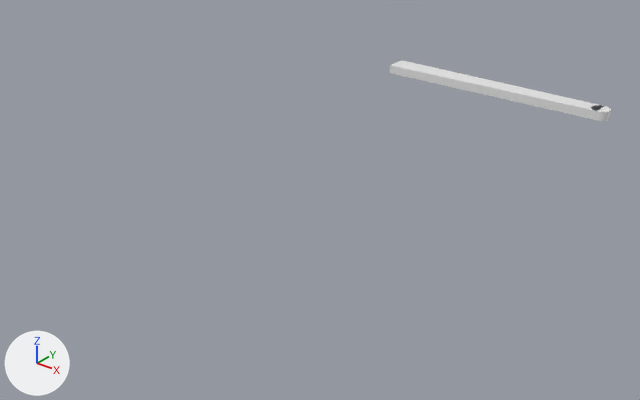
Two versions of the Blender file bali.blend, one commit apart.
The view is the same before and after, from a 50 mm camera at (169.0, -459.0, 171.0) aimed at (-76.0, -153.0, -18.0). Lighting does not change. The marker at lower left points along +X, +Y and +Z. The older version comes first.
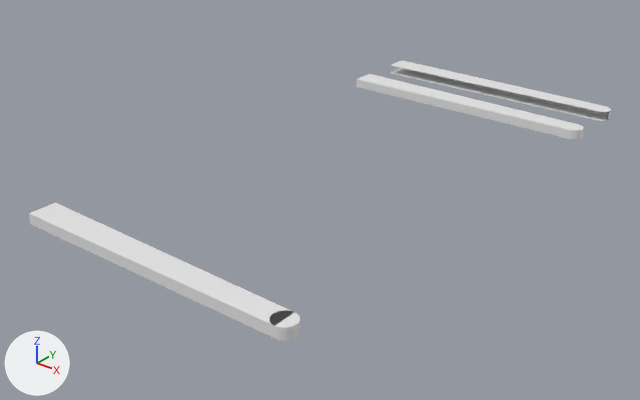
What changed in the scene script:
```text
Add mat_material_002:
    mat_material_002 = principled_material('Material.002')
    mat_material_002.base_color = (0.8, 0.8, 0.8)  # white #e7e7e7
Add mat_material_001:
    mat_material_001 = principled_material('Material.001')
    mat_material_001.base_color = (0.8, 0.8, 0.8)  # white #e7e7e7
Change me_cube:
    used by ob_cube; location = (-68.2, 0.0, 0.0); scale = (68.2, 6.75, 2.6)
    remove me_cube.from_pydata(...)  # 10 vertices, 6 faces, 1 loose edge; spans x -1.0..1.0, y -1.0..1.0, z -1.0..1.0
    add me_cube.from_pydata(...)  # 143 vertices, 54 faces; spans x -1.0..1.08, y -1.0..1.0, z -1.0..1.0
    me_cube part 1
    2 vertices are removed from x 1.0, y 1.0, z 1.0
    6 faces are deleted
    1 loose edge is deleted
    101 vertices are added at x -1.0..1.08, y -1.0..0.78, z -1.0..1.0
    17 new vertices lie (0.0, 0.0, 0.04) away from vertices in x -1.0..1.08, y -1.0..-0.15, z -1.0..0.96
    9 new vertices lie (0.0, 0.0, 1.92) away from vertices in x -1.0..1.08, y -0.13..0.74, z -0.96
    8 new vertices lie (0.0, 0.0, 2.0) away from vertices in x 1.02..1.08, y 0.0..0.76, z -1.0
    16 new faces join them, mat_material (white #e7e7e7)
    38 new faces join them
Add me_cube_002:
    me_cube_002.from_pydata(...)  # 76 vertices, 29 faces; spans x -1.0..1.08, y -1.0..1.0, z -1.0..1.0
    me_cube_002.materials.append(mat_material_002)  # white #e7e7e7
Add me_cube_001:
    me_cube_001.from_pydata([(1.0, 1.0, 1.0), (-1.0, 1.0, 1.0), (-1.0, 1.0, -1.0), (-1.0, -1.0, 1.0), (-1.0, -1.0, -1.0), (1.0, 1.0, 1.0), (1.0, -0.78, 1.0), (1.0, -0.78, -1.0), (1.0, 0.78, -1.0), (1.0, 0.78, 1.0)], [(0, 5)], [(4, 3, 1, 2), (9, 1, 3, 6), (9, 8, 2, 1), (4, 7, 6, 3), (8, 9, 6, 7), (2, 8, 7, 4)])
    me_cube_001.materials.append(mat_material_001)  # white #e7e7e7
Change ob_cylinder:
    ob_cylinder.location: (0.0, 0.0, 0.0) -> (0.0, -267.5, 0.0)
Add ob_cube_002:
    ob_cube_002 = bpy.data.objects.new('Cube.002', me_cube_002)
    ob_cube_002.location = (-68.2, -35.6, 0.0)
    ob_cube_002.scale = (68.2, 6.75, 2.5)
Add ob_cube_001:
    ob_cube_001 = bpy.data.objects.new('Cube.001', me_cube_001)
    ob_cube_001.location = (-68.2, -267.5, 0.0)
    ob_cube_001.scale = (68.2, 6.75, 2.6)
```

Boxes [x1, y1, x2, y2] around the edits, measured in the pictures (640 x 400 px):
'Cube.001', added: after [29, 202, 291, 338]
'Cube.002', added: after [356, 74, 584, 139]
'Cube', reshaped: before [390, 60, 603, 120]; after [391, 60, 611, 121]
'Cylinder', moved: before [591, 105, 611, 121]; after [269, 310, 300, 340]
